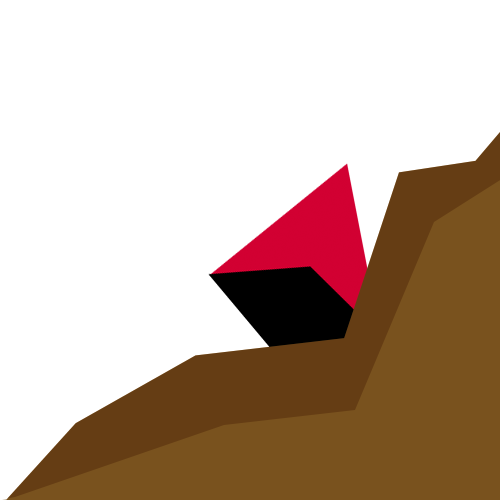
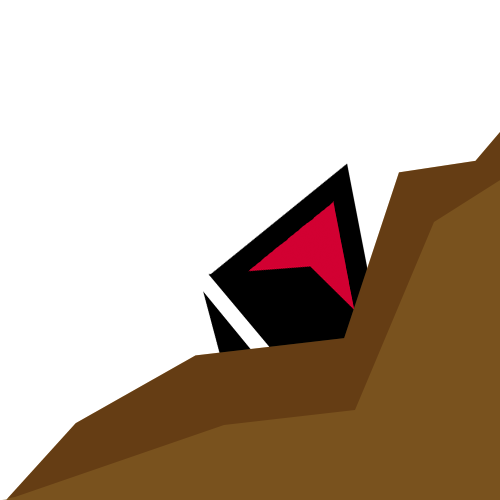
Layers edited between the first and the second w=500, h=500 image:
pixels changed over 203, 163, 368, 353 (layer not identified)
